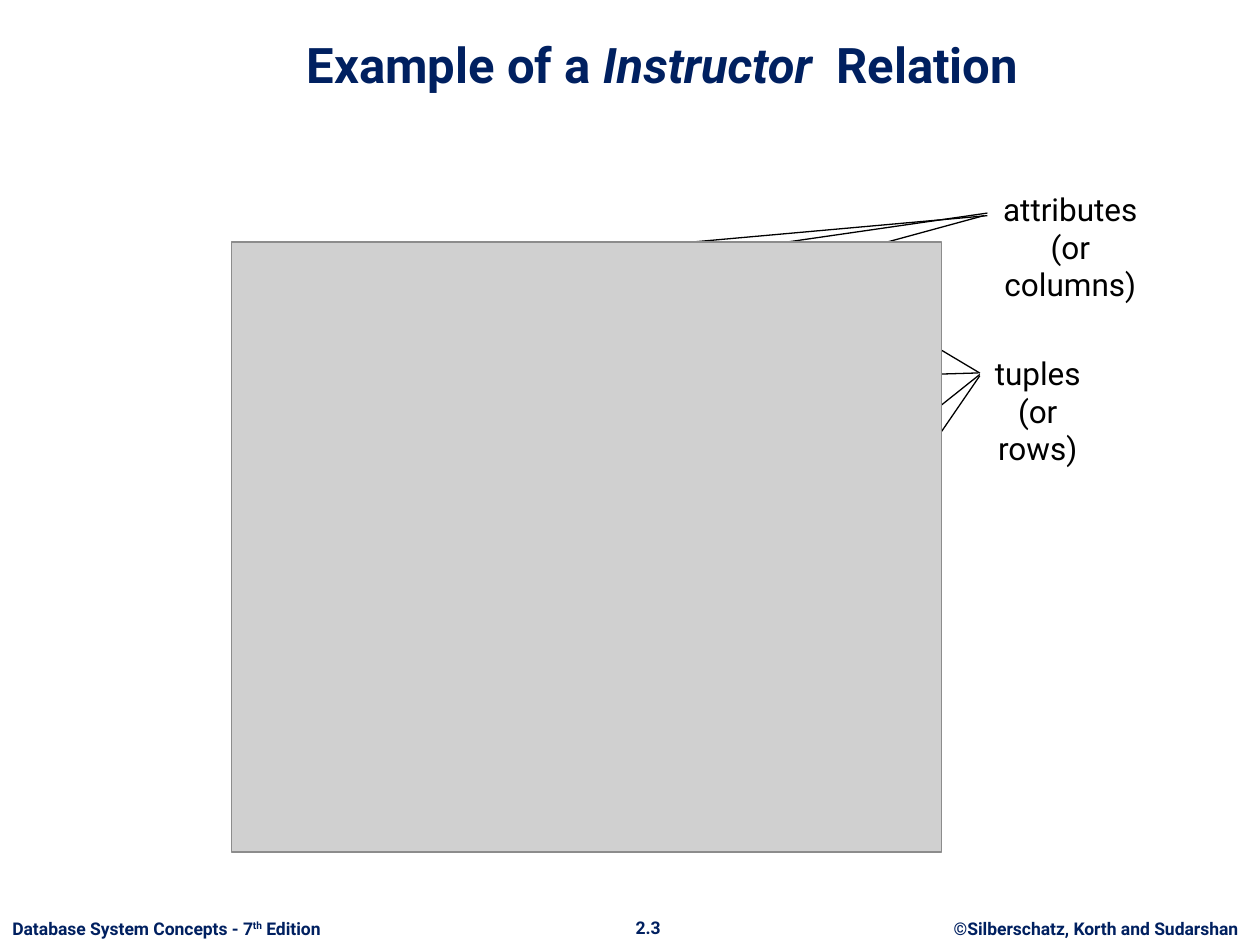
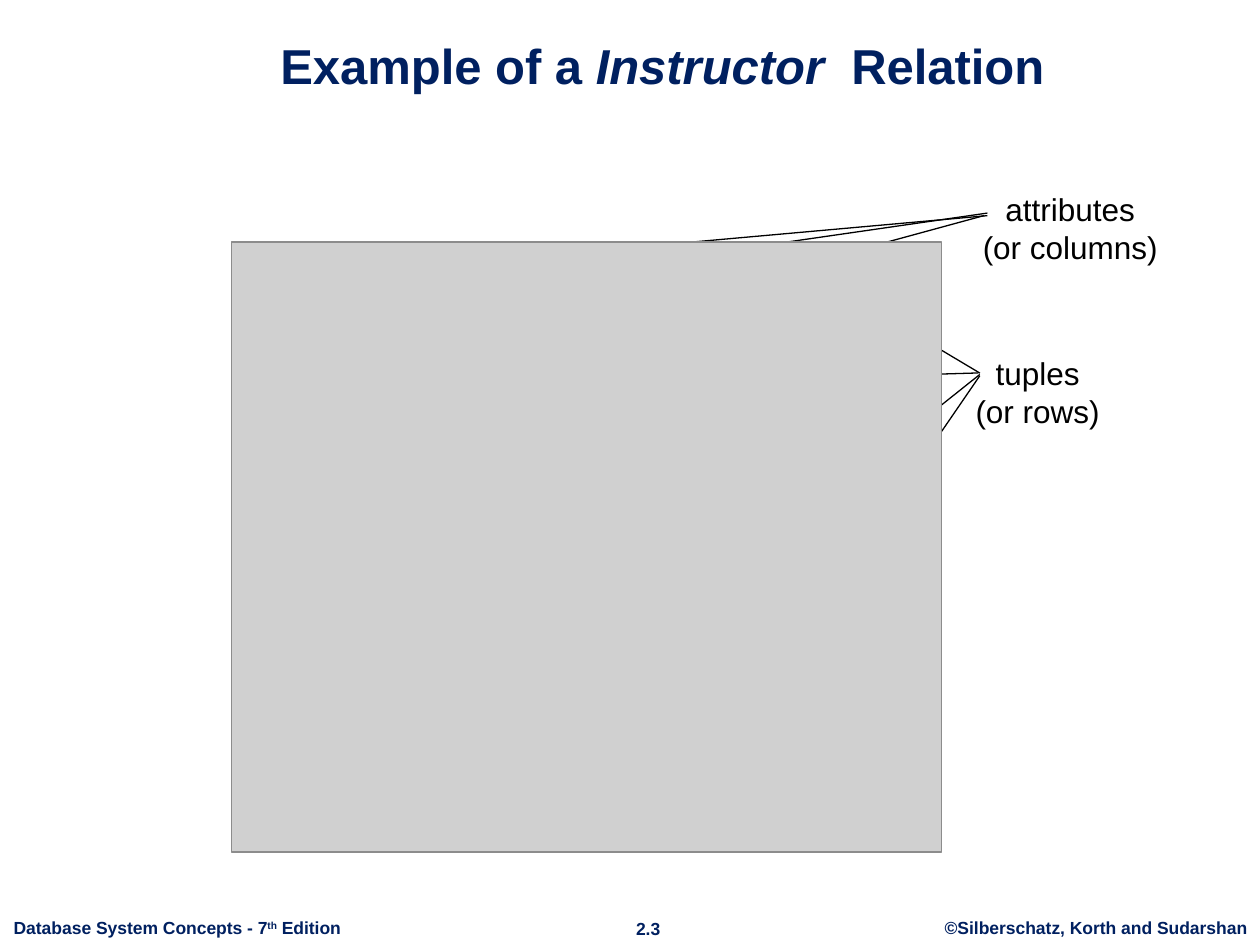
Before and after one commit to jay3ss/cis64a, a slide deck: slide 3 of slides/ch2.pptx. Drawn at 1260x945 pixels with LibreOffice and Linux fonts; fonts in the diff are those of the drawing; grey boxes stand for pictures; background and template pictures are left out. Boxes give left, top, right and bottom in pixels: in the first picture for what was removed or moved away, otherwise in the second. Text is boxed around its words. In the diff, an @@ line names an element or a change of style, - is before the commit and + after.

```diff
--- a/slides/ch2.pptx
+++ b/slides/ch2.pptx
@@ font Roboto to Arial in 6 elements at (x1=945, y1=921, x2=1247, y2=937), (x1=983, y1=198, x2=1158, y2=265), (x1=14, y1=921, x2=341, y2=938), (x1=976, y1=362, x2=1100, y2=429), (x1=636, y1=922, x2=660, y2=936), (x1=280, y1=48, x2=1044, y2=94) @@
@@ arrow (988, 215) - (446, 265): stroke #000000 0.75 pt to #000000 0.74 pt @@
@@ arrow (988, 213) - (635, 265): stroke #000000 0.75 pt to #000000 0.74 pt @@
@@ arrow (984, 215) - (801, 266): stroke #000000 0.75 pt to #000000 0.74 pt @@
@@ arrow (980, 374) - (926, 417): stroke #000000 0.75 pt to #000000 0.74 pt @@
@@ arrow (980, 375) - (927, 452): stroke #000000 0.75 pt to #000000 0.74 pt @@
```
Also in this commit, not shown: 28 other slides changed, 1 slide added, 1 slide removed, 1 other file.
